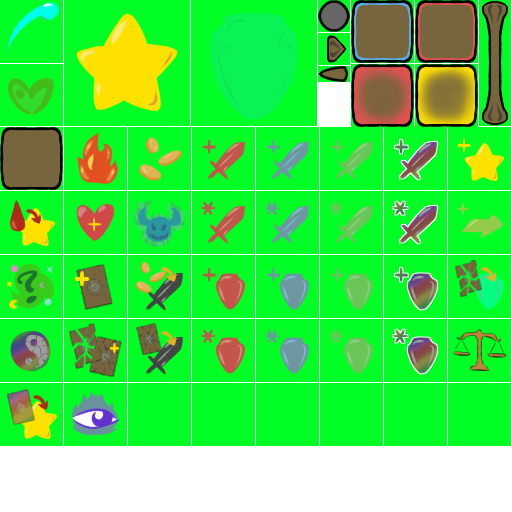
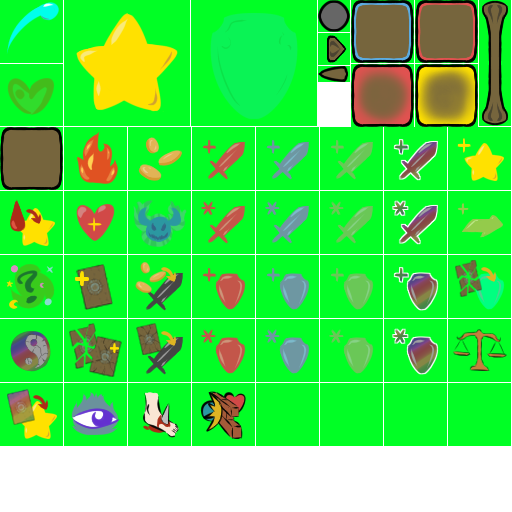
Layers edited between the first and the second 512 x 512 image:
painted on "Calque de dessin 19" (1st of 8, in "Copier de Calque de groupe 18") over bbox(143, 391, 246, 440)
painted on "Calque de dessin 17" (3rd of 7, in "Copier de Calque de groupe 18") over bbox(143, 391, 246, 440)
painted on "Calque de dessin 19" (2nd of 8, in "Copier de Calque de groupe 18") over bbox(143, 391, 246, 440)
painted on "Calque de dessin 17" (4th of 7, in "Copier de Calque de groupe 18") over bbox(143, 391, 246, 440)
painted on "Calque de dessin 19" (3rd of 8, in "Copier de Calque de groupe 18") over bbox(143, 391, 246, 440)
painted on "Calque de dessin 17" (5th of 7, in "Copier de Calque de groupe 18") over bbox(143, 391, 246, 440)
painted on "Calque de dessin 19" (7th of 8, in "Calque de groupe 18") over bbox(143, 391, 246, 440)
painted on "Calque de dessin 17 Fusionnés" (2nd of 11, in "Calque de groupe 18") over bbox(143, 391, 246, 440)
painted on "Calque de dessin 25" (2nd of 8, in "Copier de Calque de groupe 18") over bbox(143, 391, 246, 440)
painted on "Calque de dessin 17 Fusionnés" (5th of 11, in "Copier de Calque de groupe 18") over bbox(143, 391, 246, 440)
painted on "Calque de dessin 25" (4th of 8, in "Copier de Calque de groupe 18") over bbox(143, 391, 246, 440)
painted on "Calque de dessin 17 Fusionnés" (7th of 11, in "Copier de Calque de groupe 18") over bbox(143, 391, 246, 440)
painted on "Calque de dessin 26" over bbox(143, 391, 246, 440)
painted on "Calque de dessin 25" (7th of 8, in "Copier de Calque de groupe 18") over bbox(143, 391, 246, 440)
painted on "Calque de dessin 17 Fusionnés" (10th of 11, in "Copier de Calque de groupe 18") over bbox(143, 391, 246, 440)
painted on "Calque de dessin 25" (8th of 8, in "Copier de Calque de groupe 18") over bbox(143, 391, 246, 440)
painted on "Calque de dessin 17 Fusionnés" (11th of 11, in "Copier de Calque de groupe 18") over bbox(143, 391, 246, 440)
…and 15 more changes (11 added, 4 painted)
